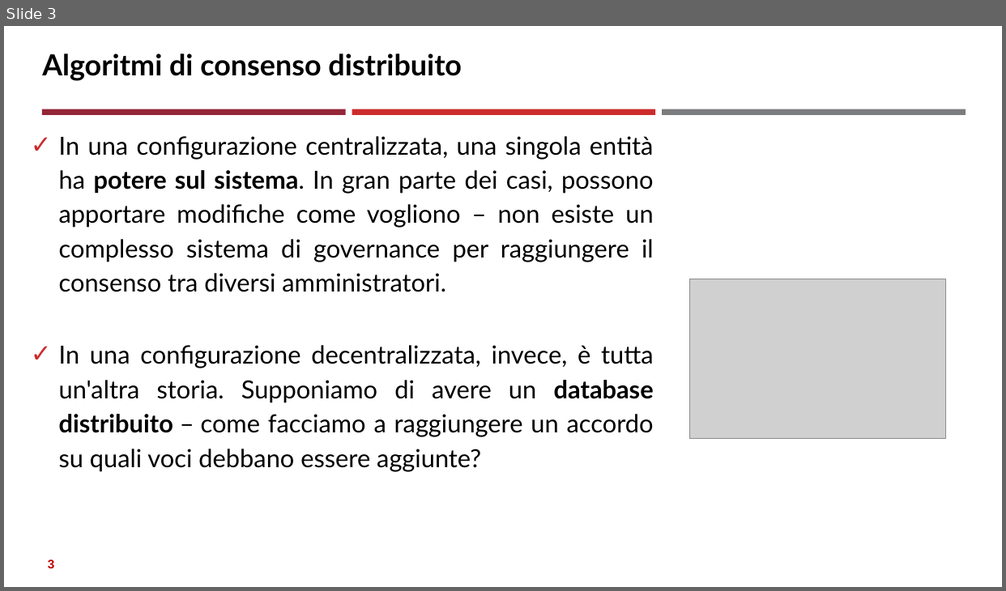
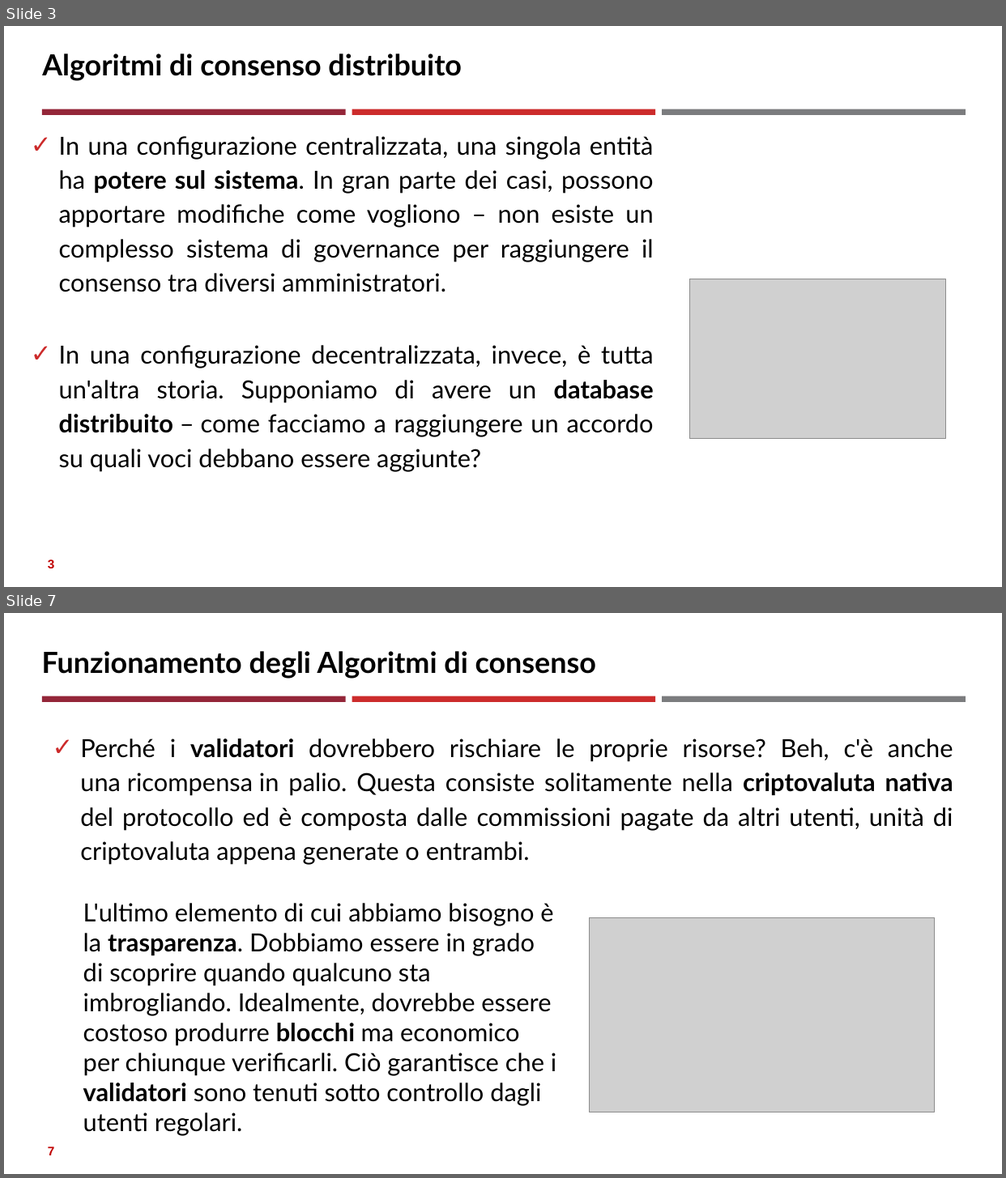
Before and after one commit to neural1977/data_science_interview_material, a slide deck: Assicurazioni/Algoritmi di consenso distribuito_ita.pptx. Shown one above the other, each under a label of ours: slide 3 before the commit, slides 3 and 7 after it; the slides between them are not shown. The pictures are 1006x591 and 1006x1178 pixels, drawn with LibreOffice and Linux fonts; fonts in the diff are those of the drawing; grey boxes stand for pictures. Boxes give left, top, right and bottom in pixels: in the first picture for what was removed or moved away, otherwise in the second. Text is boxed around its words. In the diff, an @@ line names an element or a change of style, - is before the commit and + after.

```diff
--- a/Assicurazioni/Algoritmi di consenso distribuito_ita.pptx
+++ b/Assicurazioni/Algoritmi di consenso distribuito_ita.pptx
@@ slide 7 added at (4, 613, 1002, 1174), background #FFFFFF; not listed: 3 template elements that a slide beside it also shows @@
@@ title added at (42, 651, 596, 679), 28 pt, text #000000, bold @@
+Funzionamento degli Algoritmi di consenso
@@ text added at (80, 739, 953, 865), 24 pt, text #000000 @@
+✓ Perché i validatori dovrebbero rischiare le proprie risorse? Beh, c'è anche una ricompensa in palio. Questa consiste solitamente nella criptovaluta nativa del protocollo ed è composta dalle commissioni pagate da altri utenti, unità di criptovaluta appena generate o entrambi.
@@ text added at (83, 903, 556, 1136), 24 pt, text #000000 @@
+L'ultimo elemento di cui abbiamo bisogno è la trasparenza. Dobbiamo essere in grado di scoprire quando qualcuno sta imbrogliando. Idealmente, dovrebbe essere costoso produrre blocchi ma economico per chiunque verificarli. Ciò garantisce che i validatori sono tenuti sotto controllo dagli utenti regolari.
@@ picture added at (590, 918, 935, 1112) @@
@@ page number added at (48, 1147, 55, 1156), 12 pt, text #C00000, bold @@
+7
```
Also in this commit, not shown: 2 slides changed, 3 other slides added, 2 other files.
